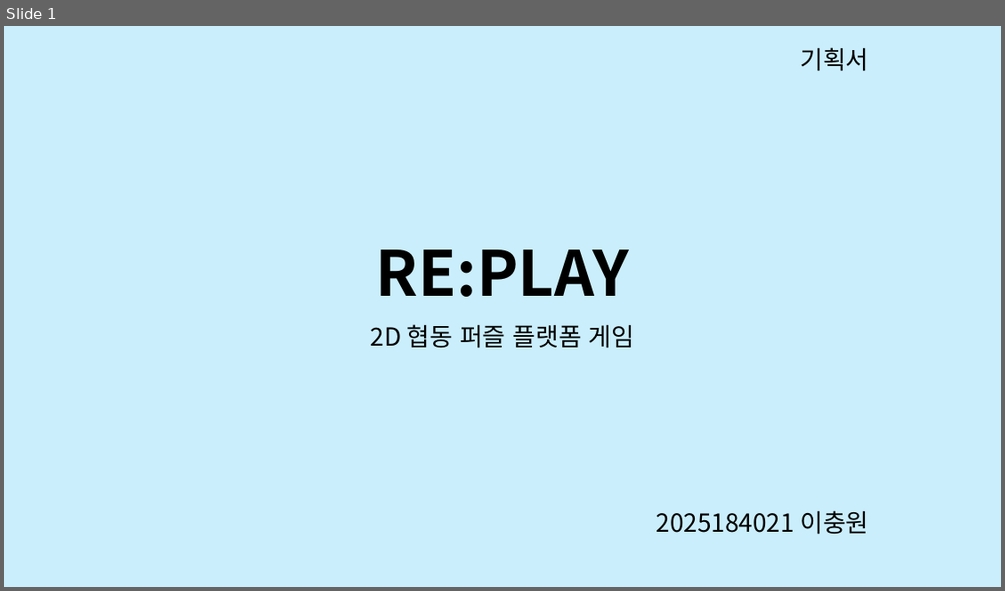
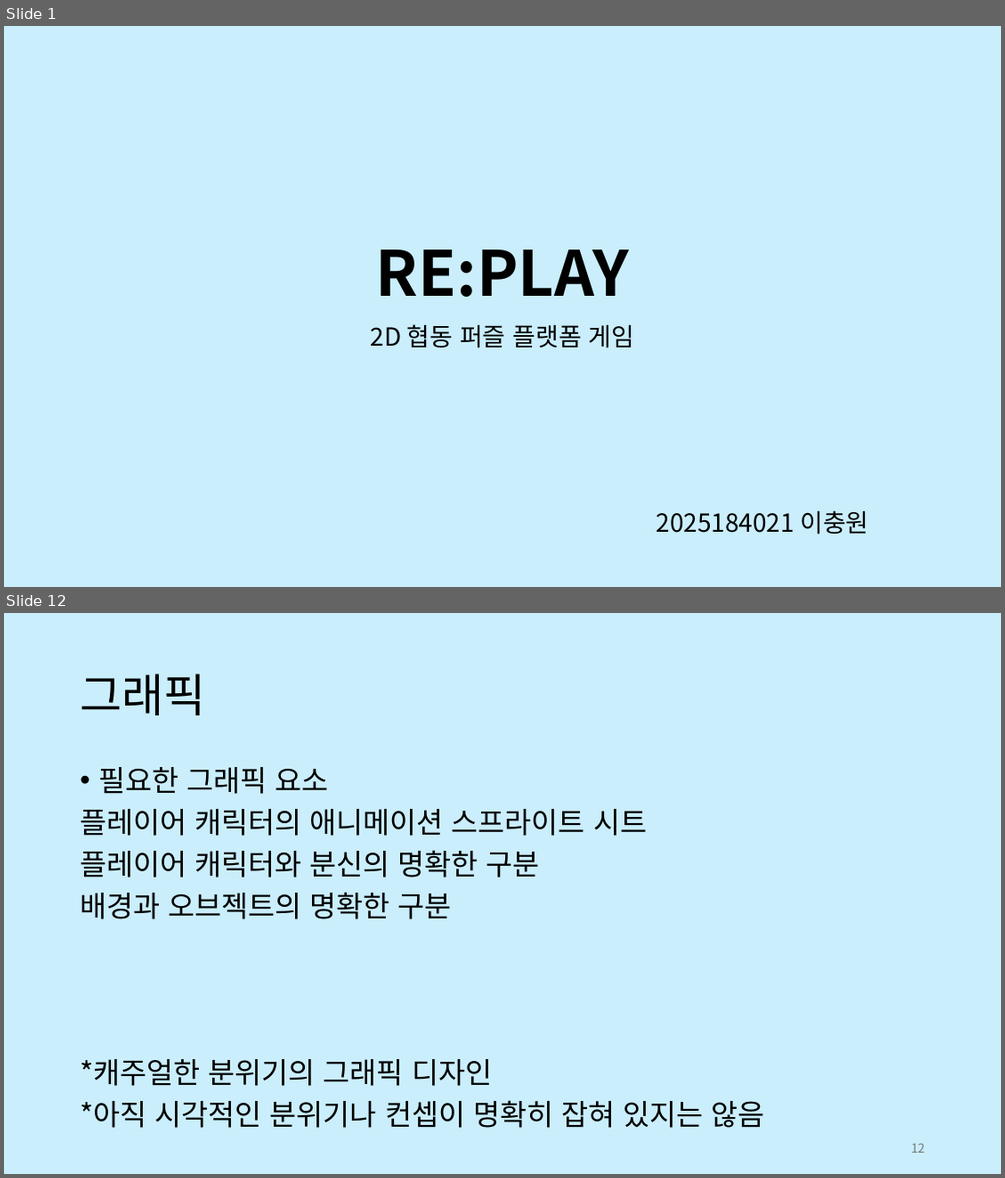
Before and after one commit to aufaks/2DGP_project_26, a slide deck: PR1/기획서.pptx. Shown one above the other, each under a label of ours: slide 1 before the commit, slides 1 and 12 after it; the slides between them are not shown. The pictures are 1005x591 and 1005x1178 pixels, drawn with LibreOffice and Linux fonts; fonts in the diff are those of the drawing. Boxes give left, top, right and bottom in pixels: in the first picture for what was removed or moved away, otherwise in the second. Text is boxed around its words. In the diff, an @@ line names an element or a change of style, - is before the commit and + after.

Commit message:
기획서 작성

```diff
--- a/PR1/기획서.pptx
+++ b/PR1/기획서.pptx
@@ slide 12 added at (x1=4, y1=613, x2=1001, y2=1174), background #CAEEFB @@
@@ title added at (x1=80, y1=674, x2=206, y2=715), 44 pt, text #000000 @@
+그래픽
@@ text added at (x1=80, y1=767, x2=765, y2=1127), 28 pt, text #000000 @@
+• 필요한 그래픽 요소
+플레이어 캐릭터의 애니메이션 스프라이트 시트
+플레이어 캐릭터와 분신의 명확한 구분
+배경과 오브젝트의 명확한 구분
+*캐주얼한 분위기의 그래픽 디자인
+*아직 시각적인 분위기나 컨셉이 명확히 잡혀 있지는 않음
@@ page number added at (x1=911, y1=1143, x2=925, y2=1152), 12 pt, text #797979 @@
+12
@@ slide 1 changed as well @@
@@ text removed at (x1=800, y1=47, x2=868, y2=71) @@
-기획서
```
Also in this commit, not shown: 12 other slides added, 2 slides removed, 1 other file.
